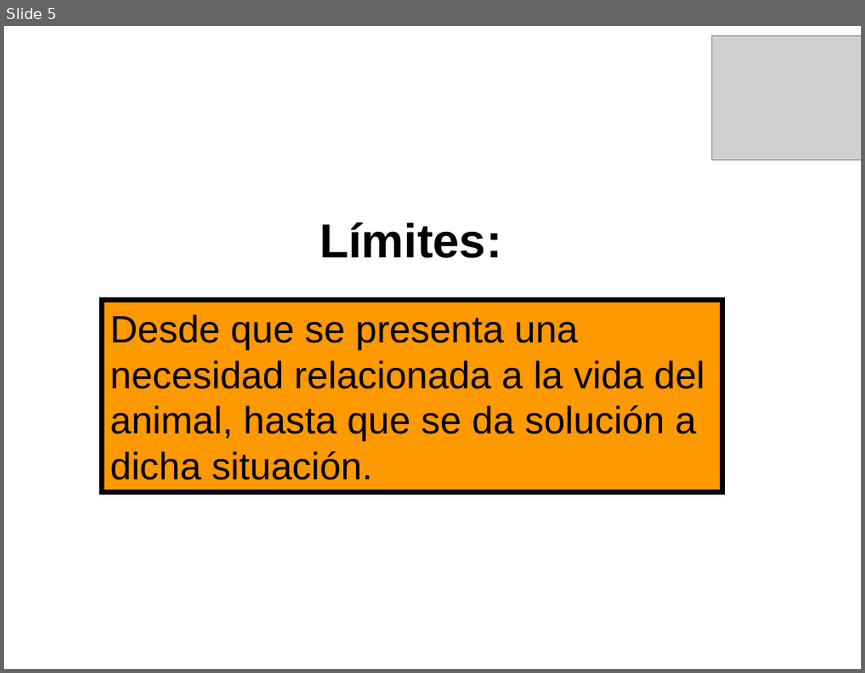
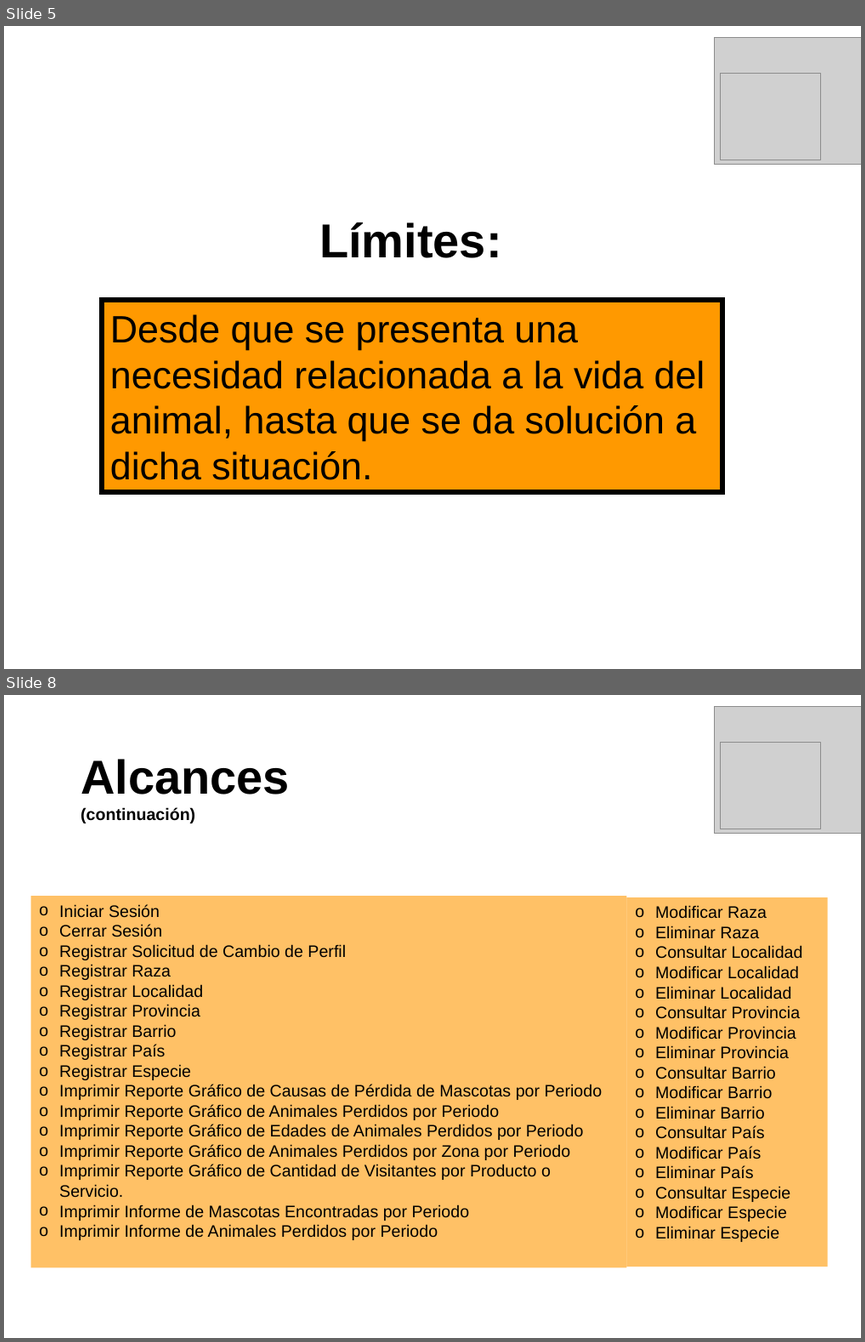
Before and after one commit to mauricioprado00/salud-mascotas, a slide deck: Producto/04-It_I/Presentación Primera Iteración.pps. Shown one above the other, each under a label of ours: slide 5 before the commit, slides 5 and 8 after it; the slides between them are not shown. The pictures are 865x673 and 865x1342 pixels, drawn with LibreOffice and Linux fonts; fonts in the diff are those of the drawing; grey boxes stand for pictures; background and template pictures are left out. Boxes give left, top, right and bottom in pixels: in the first picture for what was removed or moved away, otherwise in the second. Text is boxed around its words. In the diff, an @@ line names an element or a change of style, - is before the commit and + after.

```diff
--- a/Producto/04-It_I/Presentación Primera Iteración.pps
+++ b/Producto/04-It_I/Presentación Primera Iteración.pps
@@ slide 8 added at (4, 695, 861, 1338), background picture (left out) @@
@@ picture added at (715, 706, 861, 833) @@
@@ picture added at (721, 742, 821, 828) @@
@@ text added at (80, 759, 290, 823), 14 pt, text #000000, bold @@
+Alcances
+(continuación)
@@ rectangle added at (30, 896, 626, 1267), fill #FF9900 at 60% opacity, 14 pt, text #000000 @@
+o Iniciar Sesión
+o Cerrar Sesión
+o Registrar Solicitud de Cambio de Perfil
+o Registrar Raza
+o Registrar Localidad
+o Registrar Provincia
+o Registrar Barrio
+o Registrar País
+o Registrar Especie
+o Imprimir Reporte Gráfico de Causas de Pérdida de Mascotas por Periodo
+o Imprimir Reporte Gráfico de Animales Perdidos por Periodo
+o Imprimir Reporte Gráfico de Edades de Animales Perdidos por Periodo
+o Imprimir Reporte Gráfico de Animales Perdidos por Zona por Periodo
+o Imprimir Reporte Gráfico de Cantidad de Visitantes por Producto o Servicio.
+o Imprimir Informe de Mascotas Encontradas por Periodo
+o Imprimir Informe de Animales Perdidos por Periodo
@@ rectangle added at (627, 897, 828, 1266), fill #FF9900 at 60% opacity, 14 pt, text #000000 @@
+o Modificar Raza
+o Eliminar Raza
+o Consultar Localidad
+o Modificar Localidad
+o Eliminar Localidad
+o Consultar Provincia
+o Modificar Provincia
+o Eliminar Provincia
+o Consultar Barrio
+o Modificar Barrio
+o Eliminar Barrio
+o Consultar País
+o Modificar País
+o Eliminar País
+o Consultar Especie
+o Modificar Especie
+o Eliminar Especie
@@ slide 5 changed as well @@
@@ picture: place and size @@
-picture at (712, 36, 861, 159)
+picture at (715, 37, 861, 164)
@@ picture added at (721, 73, 821, 159) @@
```
Also in this commit, not shown: 6 other slides changed, 3 other slides added, 3 slides removed.
